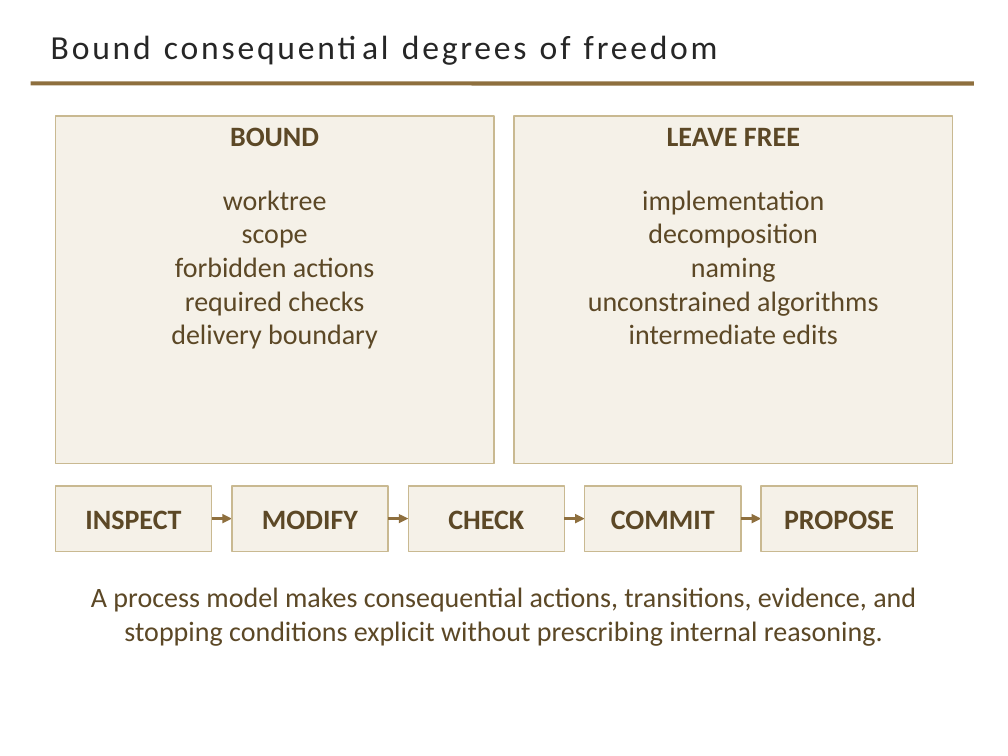
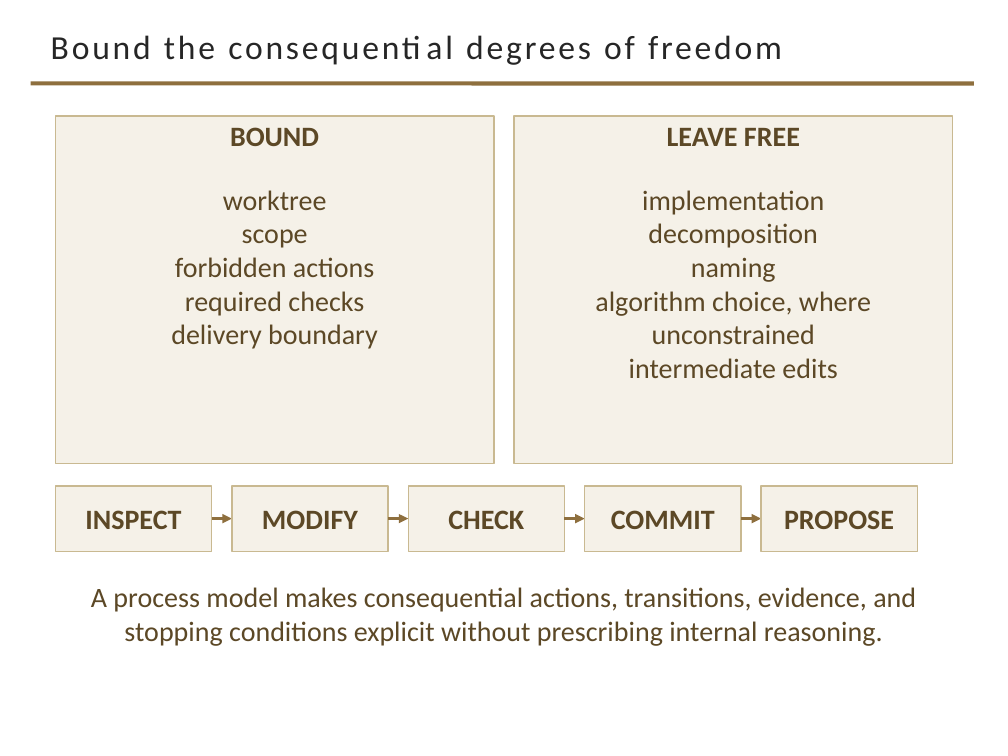
Before and after one commit to davisjam/model-based-agentic-software-engineering, a slide deck: slide 9 of course/lectures/act-2-delegation-and-control/03-alignment/2-3-Alignment.pptx. Drawn at 1008x756 pixels with LibreOffice and Linux fonts; fonts in the diff are those of the drawing; background and template pictures are left out. Boxes give left, top, right and bottom in pixels: in the first picture for what was removed or moved away, otherwise in the second. Text is boxed around its words. In the diff, an @@ line names an element or a change of style, - is before the commit and + after.

```diff
--- a/course/lectures/act-2-delegation-and-control/03-alignment/2-3-Alignment.pptx
+++ b/course/lectures/act-2-delegation-and-control/03-alignment/2-3-Alignment.pptx
@@ title at box(51, 35, 782, 65): text changed @@
-Bound consequential degrees of freedom
+Bound the consequential degrees of freedom
@@ text in rectangle at box(595, 291, 871, 344): text changed @@
-unconstrained algorithms
+algorithm choice, where unconstrained
```
